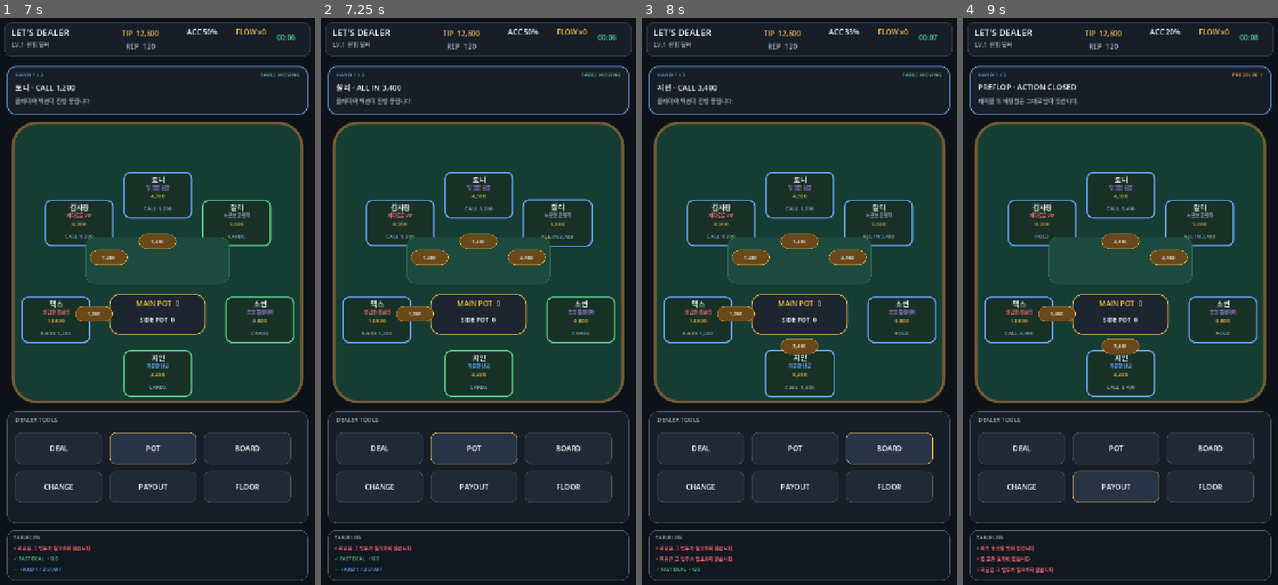
Above: before the commit, frames 1-4 (left to right).
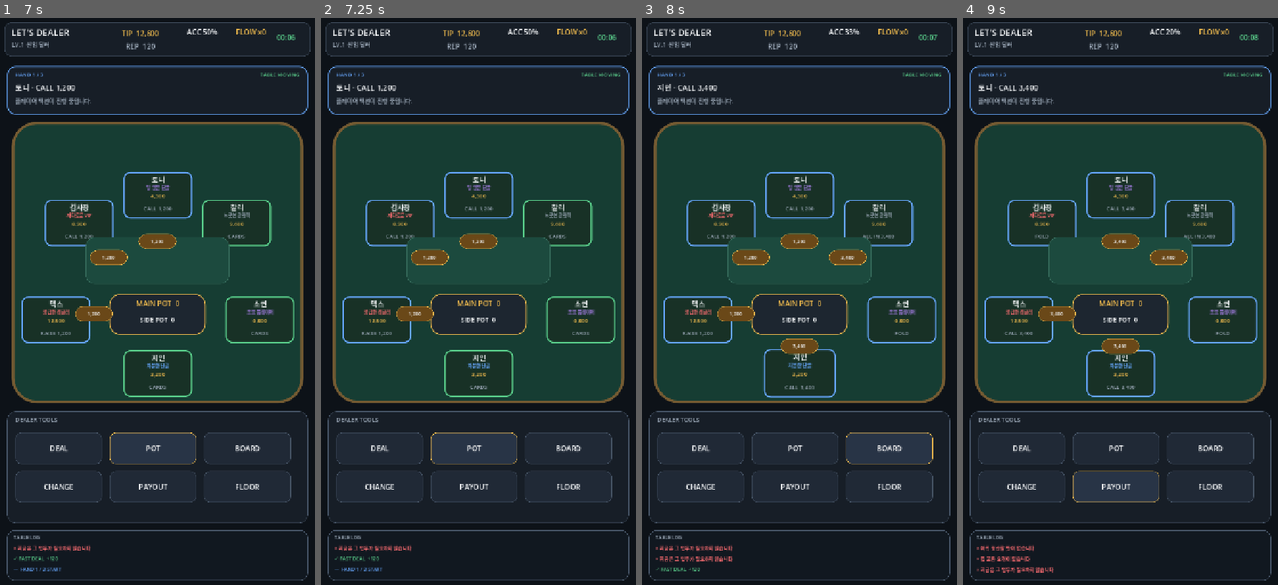
Above: after the commit, the same moments.

Repository: Queenrain9/lets-dealer
Game: Godot game, scene res://scenes/main.tscn
Same seed, same stepped clock (60 frames per second), same inputs: the game is played once before the commit and once after it.
Inputs (mouse positions are in pixels of both pictures, inside the frame that each line leads up to):
- Up to frame 1 (7 s): click "LIVE SHIFT 시작" at 0.5 s; click (56, 318) at 1.27 s; click (78, 222) at 2.02 s; click (157, 193) at 2.77 s; click (236, 222) at 3.52 s; click (261, 318) at 4.27 s; click (157, 375) at 5.02 s; click "DEAL" at 5.75 s; click "POT" at 6.5 s
- Up to frame 2 (7.25 s): no input
- Up to frame 3 (8 s): click "BOARD" at 7.25 s
- Up to frame 4 (9 s): click "CHANGE" at 8 s; click "PAYOUT" at 8.75 s

Frame 1 is identical in both runs. In frame 2, 0.8% of the frame differs, in the area x 4-87%, y 11-44%; in frame 3, 0.3%; in frame 4, 0.5%.

Commit message:
Vary service request timing across streets

Diff:
--- a/scripts/gameplay/live_shift_scenario.gd
+++ b/scripts/gameplay/live_shift_scenario.gd
@@ -189,10 +189,37 @@
 	for hand_index in range(hands.size()):
 		var hand: Dictionary = hands[hand_index]
 		hand["label"] = "HAND %d / %d" % [hand_index + 1, hands.size()]
+		_relocate_request(hand, rng)
 		for street in ["preflop", "flop", "turn", "river"]:
 			if hand.has(street):
 				_randomize_round(hand[street] as Dictionary, rng, roster)
 		_rebuild_showdown_text(hand, roster)
+
+
+
+static func _relocate_request(hand: Dictionary, rng: RandomNumberGenerator) -> void:
+	var source_street: String = ""
+	var request_data: Dictionary = {}
+	for street in ["flop", "turn", "river"]:
+		if not hand.has(street):
+			continue
+		var round_data: Dictionary = hand[street] as Dictionary
+		var raw_request: Variant = round_data.get("request", {})
+		if raw_request is Dictionary and not (raw_request as Dictionary).is_empty():
+			source_street = street
+			request_data = (raw_request as Dictionary).duplicate(true)
+			round_data.erase("request")
+			break
+
+	if request_data.is_empty():
+		return
+
+	var candidates: Array[String] = ["flop", "turn", "river"]
+	var target_street: String = candidates[rng.randi_range(0, candidates.size() - 1)]
+	if not hand.has(target_street):
+		target_street = source_street
+	var target_round: Dictionary = hand[target_street] as Dictionary
+	target_round["request"] = request_data
 
 
 static func _randomize_round(round_data: Dictionary, rng: RandomNumberGenerator, roster: Array[NPCProfile]) -> void:
